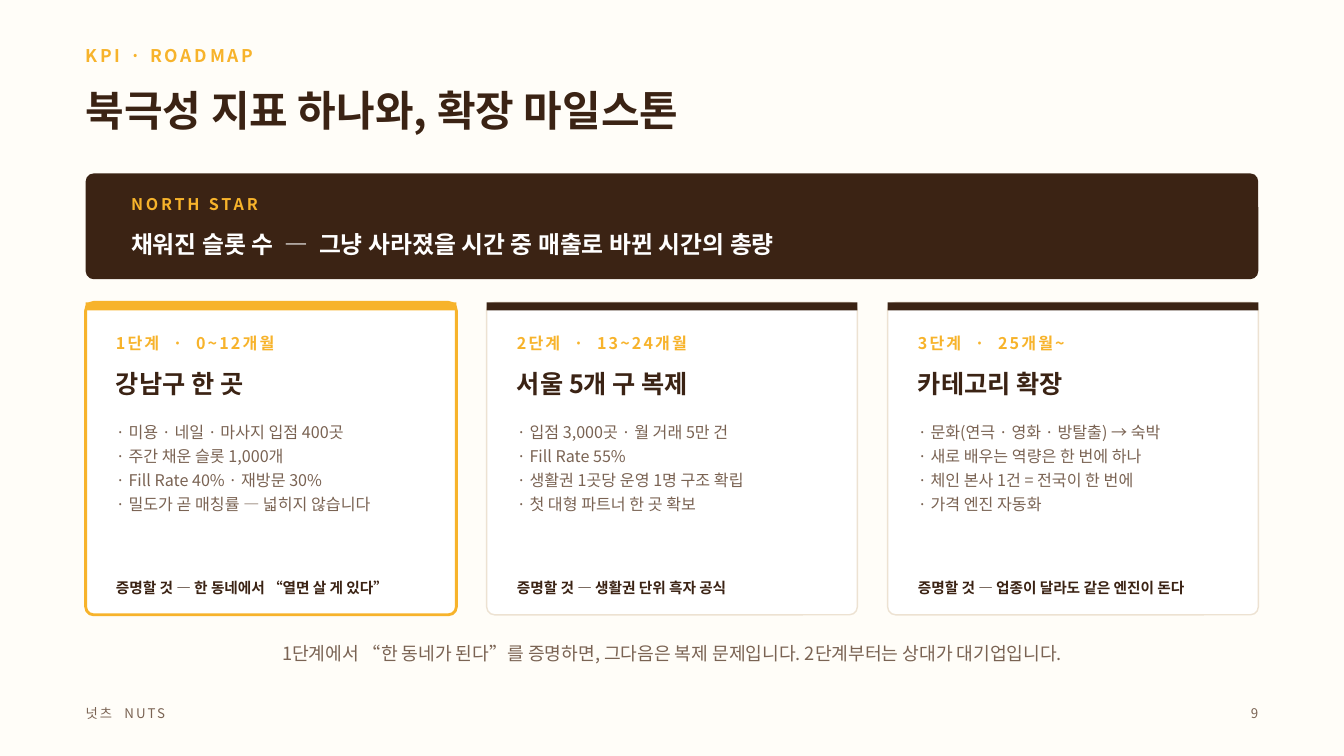
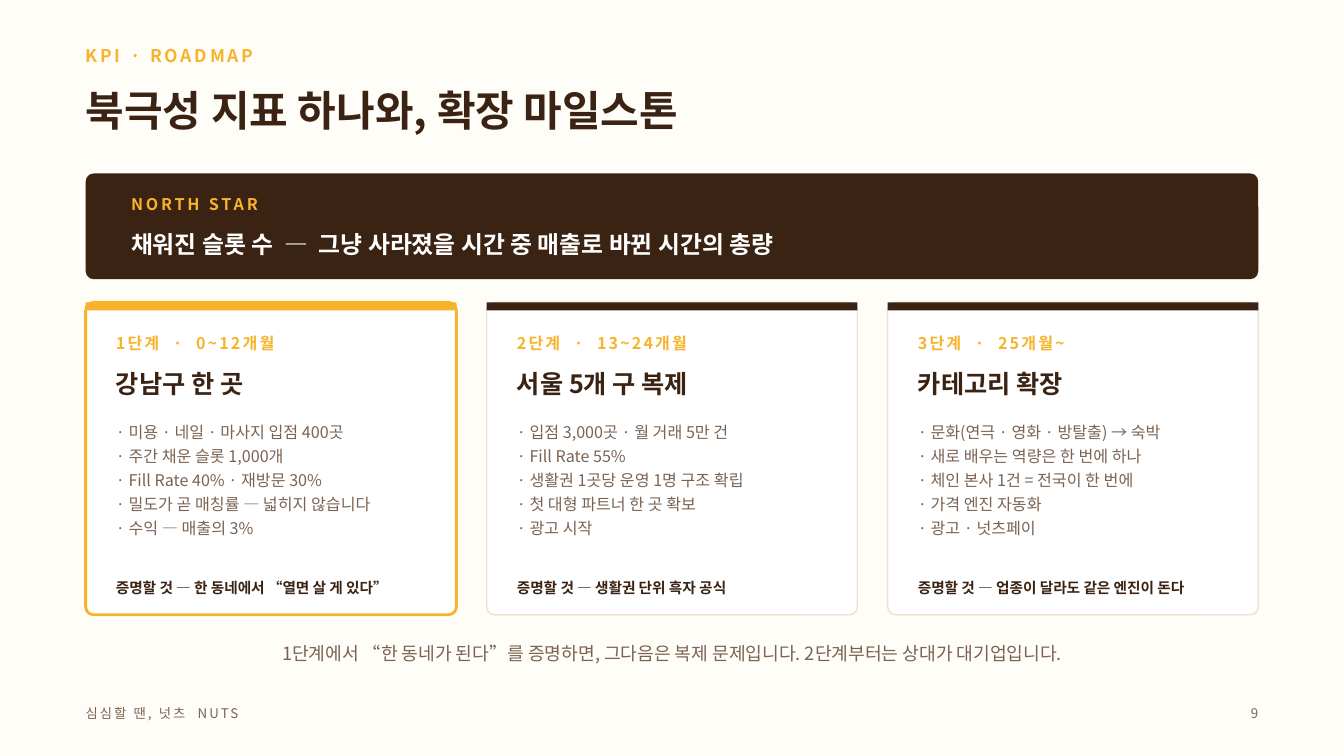
Before and after one commit to neti84-design/LMBA, a slide deck: slide 9 of 넛츠_IR덱.pptx. Drawn at 1344x756 pixels with LibreOffice and Linux fonts; fonts in the diff are those of the drawing. Boxes give left, top, right and bottom in pixels: in the first picture for what was removed or moved away, otherwise in the second. Text is boxed around its words. In the diff, an @@ line names an element or a change of style, - is before the commit and + after.

```diff
--- a/넛츠_IR덱.pptx
+++ b/넛츠_IR덱.pptx
@@ text at bbox=[129, 520, 254, 536]: paragraph added @@
+· 수익 — 매출의 3%
@@ text at bbox=[530, 520, 593, 536]: paragraph added @@
+· 광고 시작
@@ text at bbox=[931, 520, 1036, 536]: paragraph added @@
+· 광고 · 넛츠페이
@@ text at bbox=[86, 707, 185, 719]: text changed @@
-넛츠 NUTS
+심심할 땐, 넛츠 NUTS
```
Also in this commit, not shown: 7 other slides changed, 2 slides added, 5 slides removed, 12 other files.
